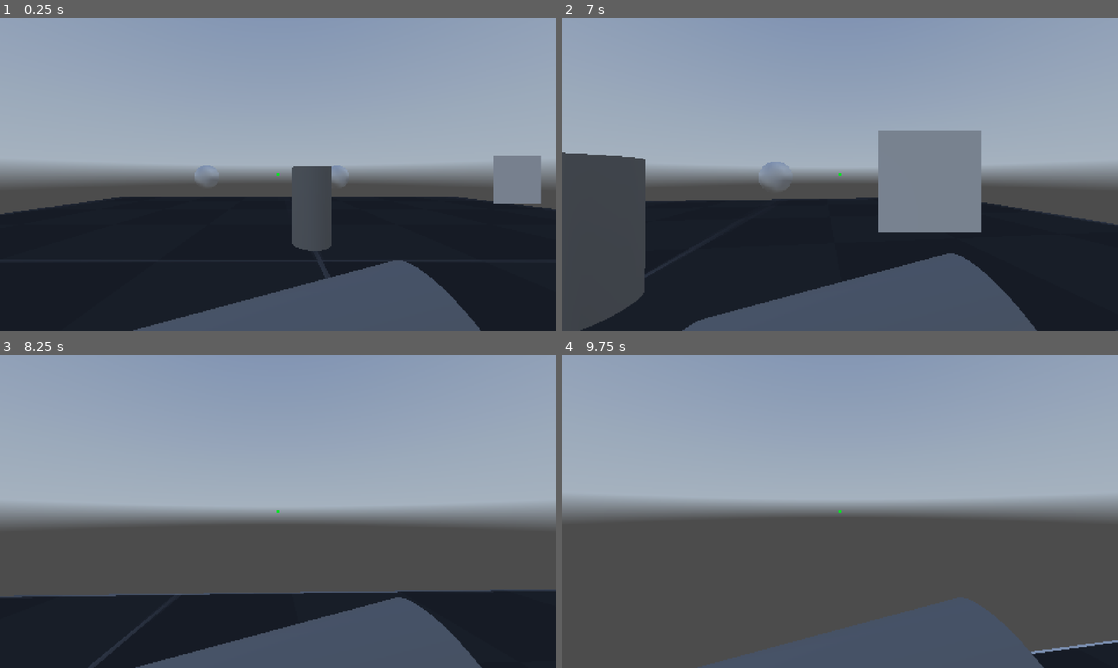
Above: before the commit, frames 1-4 (two rows, left to right).
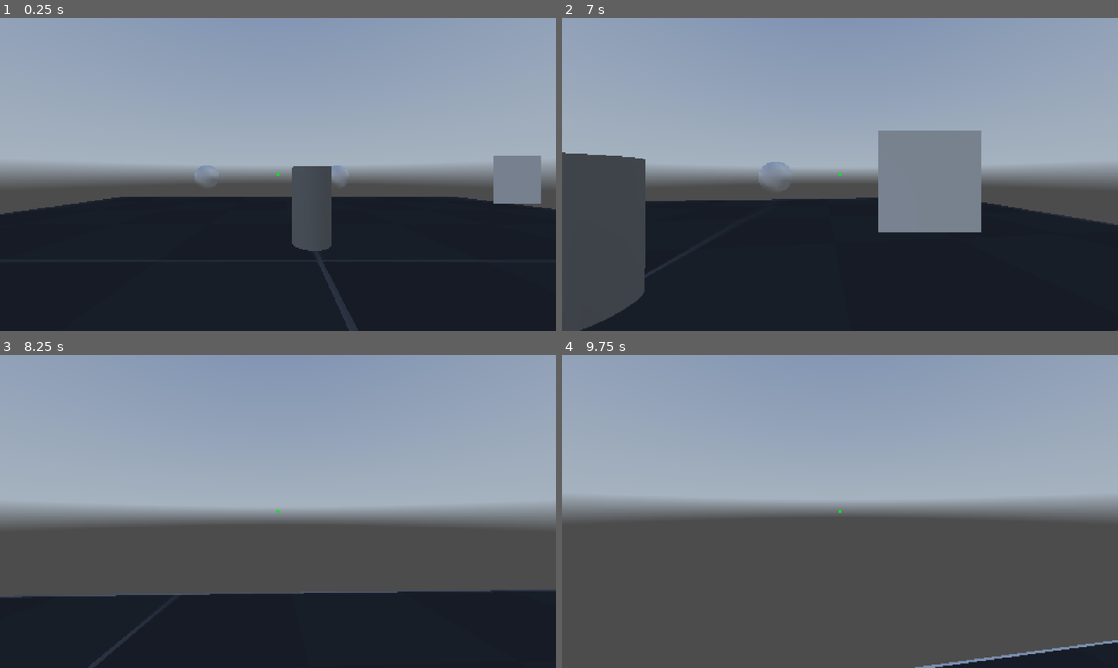
Above: after the commit, the same moments.

Repository: CarpetBakery/ThreeEnds
Game: Godot game, scene res://maps/test/mpInteractTest.tscn
The game is run twice, just before and just after one commit, with the same random seed, the same clock (stepped at 60 frames per second) and the same inputs. A sky picture missing from this copy of the repository is replaced by a grey-blue gradient.
Inputs (mouse positions are in pixels of both pictures, inside the frame that each line leads up to):
- Up to frame 1 (0.25 s): no input
- Up to frame 2 (7 s): tap Enter (ui_accept) at 0.5, 5 s; move the mouse to (867, 174) at 0.52 s; hold Ctrl (crouch) 0.53-1.28 s; hold W (forward) 0.53-5.78 s; click (867, 174) at 0.67 s; tap Space (jump) at 0.77, 1.52, 3.02, 3.77, 4.52, 6.02, 6.77 s; tap E (interact) at 0.8, 1.35, 2.3, 6.8 s; move the mouse to (812, 174) at 1.27 s; tap Ctrl (crouch) every 1.5 s from 1.55 to 6.05 s; move the mouse to (851, 168) at 2.02 s; hold Ctrl (crouch) 2.03-2.78 s; move the mouse to (834, 180) at 2.77 s; tap Alt (free_look) at 2.85 s; click (834, 180) at 2.92 s; move the mouse to (878, 177) at 3.52 s; hold E (interact) 3.53-4.28 s; move the mouse to (795, 171) at 4.27 s; click (795, 171) at 4.35 s; move the mouse to (845, 174) at 5.02 s; hold E (interact) 5.03-5.78 s; tap Mouse wheel down (mouseWheelDown) at 5.1 s; click (845, 174) at 5.17 s; tap R (debug_restart) at 5.75 s; move the mouse to (817, 168) at 5.77 s; hold D (right) 5.78-6.53 s; tap Mouse wheel up (mouseWheelUp) at 5.85 s; move the mouse to (867, 174) at 6.52 s; hold W (forward) from 6.53 s (still down); hold Shift (sprint) from 6.53 s (still down)
- Up to frame 3 (8.25 s): keep holding W (forward); move the mouse to (250, 511) at 7.27 s; release Shift (sprint) at 7.28 s; tap Ctrl (crouch) at 7.35 s; click (250, 511) at 7.42 s; tap Space (jump) at 7.52 s; move the mouse to (289, 505) at 8.02 s; hold E (interact) from 8.03 s (still down)
- Up to frame 4 (9.75 s): move the mouse to (834, 517) at 8.77 s; release W (forward) at 8.78 s; release E (interact) at 8.78 s; hold A (left) 8.78-9.53 s; tap Ctrl (crouch) at 8.85 s; tap Space (jump) at 9.02 s; tap Enter (ui_accept) at 9.5 s; move the mouse to (878, 514) at 9.52 s; hold W (forward) from 9.53 s (still down); hold Alt (free_look) from 9.53 s (still down); click (878, 514) at 9.67 s

The runs differ from the first frame. In frame 1, 7.6% of the frame differs, in the area x 24-87%, y 77-100%; in frame 2, 8.8%, in the area x 21-86%, y 75-100%; in frame 3, 7.5%; in frame 4, 7.0%.

Commit message:
simplified pickup code

Diff:
--- a/maps/mpOilRig.tscn
+++ b/maps/mpOilRig.tscn
@@ -2,7 +2,7 @@
 
 [ext_resource type="PackedScene" uid="uid://bkl5uauqwgryi" path="res://objects/player.tscn" id="1_23sgh"]
 [ext_resource type="Texture2D" uid="uid://dsv66tl33pl8m" path="res://assets/textures/dev/grids/Dark/texture_01.png" id="1_pl5iy"]
-[ext_resource type="Script" path="res://scripts/Interactable.gd" id="2_086v0"]
+[ext_resource type="Script" path="res://scripts/interaction/Interactable.gd" id="2_086v0"]
 [ext_resource type="AudioStream" uid="uid://cqidkdg84jgsa" path="res://assets/audio/music/ambient3.ogg" id="4_sf2s4"]
 
 [sub_resource type="Sky" id="Sky_a6te1"]
--- a/maps/test/mpInteractTest.tscn
+++ b/maps/test/mpInteractTest.tscn
@@ -3,9 +3,9 @@
 [ext_resource type="Texture2D" uid="uid://dvw4wya6apiut" path="res://assets/hdris/kloofendal_48d_partly_cloudy_puresky_2k.hdr" id="1_ujqab"]
 [ext_resource type="Texture2D" uid="uid://dflihjofrhrwh" path="res://assets/textures/dev/grids/Dark/texture_07.png" id="2_oksw5"]
 [ext_resource type="PackedScene" uid="uid://bkl5uauqwgryi" path="res://objects/player.tscn" id="3_gutj5"]
-[ext_resource type="Script" path="res://scripts/Interactable.gd" id="3_ixfmc"]
-[ext_resource type="Script" path="res://scripts/interaction/test/IntrTest1.gd" id="4_pfnsk"]
-[ext_resource type="Script" path="res://scripts/interaction/CarryBarrel.gd" id="6_h1oag"]
+[ext_resource type="Script" path="res://scripts/interaction/Interactable.gd" id="3_ixfmc"]
+[ext_resource type="Script" path="res://scripts/interaction/test/IntTest1.gd" id="4_pfnsk"]
+[ext_resource type="Script" path="res://scripts/interaction/IntBarrel.gd" id="6_yfq7w"]
 
 [sub_resource type="PanoramaSkyMaterial" id="PanoramaSkyMaterial_g2xyr"]
 panorama = ExtResource("1_ujqab")
@@ -101,13 +101,10 @@
 [node name="Barrel" type="RigidBody3D" parent="."]
 transform = Transform3D(1, 0, 0, 0, 1, 0, 0, 0, 1, 0, 0.6, -1)
 
-[node name="Area3D" type="Area3D" parent="Barrel" node_paths=PackedStringArray("rb", "hitboxInteract", "hitboxPhysics")]
+[node name="Area3D" type="Area3D" parent="Barrel"]
 transform = Transform3D(1, 0, 0, 0, 1, 0, 0, 0, 1, 0, -0.6, 1)
-script = ExtResource("6_h1oag")
-rb = NodePath("..")
-hitboxInteract = NodePath("InteractHitbox")
-hitboxPhysics = NodePath("../PhysicsHitbox")
-interactionText = "Pick up the barrel"
+script = ExtResource("6_yfq7w")
+interactionText = "Pick up barrel with 'E'"
 
 [node name="InteractHitbox" type="CollisionShape3D" parent="Barrel/Area3D"]
 transform = Transform3D(1, 0, 0, 0, 1, 0, 0, 0, 1, 0, 0.6, -1)
--- a/objects/Interactable.tscn
+++ b/objects/Interactable.tscn
@@ -1,6 +1,6 @@
 [gd_scene load_steps=4 format=3 uid="uid://c007b4iwm5eo3"]
 
-[ext_resource type="Script" path="res://scripts/Interactable.gd" id="1_vq6cm"]
+[ext_resource type="Script" path="res://scripts/interaction/Interactable.gd" id="1_vq6cm"]
 
 [sub_resource type="StandardMaterial3D" id="StandardMaterial3D_ptqns"]
 billboard_mode = 1
--- a/objects/player.tscn
+++ b/objects/player.tscn
@@ -14,7 +14,7 @@
 [sub_resource type="ViewportTexture" id="ViewportTexture_3083w"]
 viewport_path = NodePath("UI/SubViewport")
 
-[node name="player" type="CharacterBody3D" node_paths=PackedStringArray("neck", "head", "eyes", "camera", "standing_collision_shape", "crouching_collision_shape", "ray_cast_3d", "rayCastInteract", "carrySocket", "hud", "screenSurface", "footstepSpeaker")]
+[node name="player" type="CharacterBody3D" node_paths=PackedStringArray("neck", "head", "eyes", "camera", "standing_collision_shape", "crouching_collision_shape", "ray_cast_3d", "rayCastInteract", "carrySocket", "carryBarrel", "hud", "screenSurface", "footstepSpeaker")]
 script = ExtResource("1_l6dy0")
 neck = NodePath("Neck")
 head = NodePath("Neck/head")
@@ -25,6 +25,7 @@
 ray_cast_3d = NodePath("RayCast3D")
 rayCastInteract = NodePath("Neck/head/Eyes/RayCastInteract")
 carrySocket = NodePath("UI/SubViewport/CarrySocket")
+carryBarrel = NodePath("UI/SubViewport/CarrySocket/BarrelMesh")
 hud = NodePath("UI/SubViewportContainer/HudViewport/PlayerHud")
 screenSurface = NodePath("UI/ScreenSurface")
 footstepSpeaker = NodePath("Audio/FootstepsTemp")
@@ -84,6 +85,7 @@
 
 [node name="BarrelMesh" type="MeshInstance3D" parent="UI/SubViewport/CarrySocket"]
 transform = Transform3D(0.258819, 0.965926, 0, -0.965926, 0.258819, 0, 0, 0, 1, 0, -1.3, -1.1)
+visible = false
 mesh = SubResource("CylinderMesh_1f8gl")
 
 [node name="ScreenSurface" type="TextureRect" parent="UI"]
--- a/scripts/PlayerFps.gd
+++ b/scripts/PlayerFps.gd
@@ -73,9 +73,12 @@
 
 # Interaction nodes
 @export var rayCastInteract: RayCast3D
-@export var carrySocket: Node3D
 # Reference to interaction text label
 var interactionText: Label
+
+# Carrying
+@export var carrySocket: Node3D
+@export var carryBarrel: MeshInstance3D
 
 # HUD nodes
 @export var hud: Control
@@ -83,6 +86,10 @@
 
 # Audio nodes
 @export var footstepSpeaker: AudioStreamPlayer
+
+# -- Input vars --
+var interactPressed: bool = false
+var interactHeld: bool = false
 
 
 # -- Interaction system --
@@ -92,8 +99,13 @@
 var focusedInteractables: Array[Interactable] = []
 
 # -- Carrying objects --
+## Types of objects that we can carry
+enum CarryType {
+	NONE,
+	BARREL
+}
 # Current object that we're carrying
-var carryObject: CarryObject = null
+var carryObject := CarryType.NONE
 
 # -- Movement --
 var lerpSpd: float = 10.0
@@ -116,6 +128,10 @@
 	Input.set_mouse_mode(Input.MOUSE_MODE_CAPTURED)
 	# Setup the hud
 	_setupHud()
+
+	# -- Setup interaction and carrying --
+	# Hide barrel mesh
+	carryBarrel.hide()
 
 func _input(event):
 	# Look around using the mouse
@@ -152,6 +168,10 @@
 
 
 func _physics_process(delta):
+	# Get input vars
+	interactPressed = Input.is_action_just_pressed("interact")
+	interactHeld = Input.is_action_pressed("interact")
+
 	# Get movement inputs
 	var inputDir = Input.get_vector("left", "right", "forward", "backward")
 
@@ -296,11 +316,8 @@
 	# -- Process interaction --
 	interactionText.text = ""
 
-	# Since I'm using the same input for both interaction and picking up/down, these should probably not run on the same frame...
-	if carryObject == null:
-		_processInteraction(delta)
-	else:
-		_processCarry(delta)
+	_processInteraction(delta)
+	_processCarry(delta)
 
 
 func _processInteraction(delta):
@@ -340,7 +357,8 @@
 			currentNode.inFocus(self)
 
 			# Interact with the object if 'interact' button is pressed
-			if Input.is_action_just_pressed("interact"):
+			if interactPressed:
+				interactPressed = false
 				currentNode.onInteract(self)
 	else:
 		# We aren't colliding with anything anymore, just clear focused list
@@ -355,38 +373,33 @@
 	# Clear focused array
 	focusedInteractables.clear()
 
-func addCarryObject(node: Node3D):
-	# TODO: Attach the object to the carry socket
-	# Might have to make a system so that each object has a custom local position that looks good in first person
-	node.reparent(carrySocket)
-	carryObject = node
-
-	# Call pickup func
-	carryObject.onPickup(self)
-
-	# Stop the player from interacting with things
+func _processCarry(_delta):
+	if interactPressed:
+		interactPressed = false
+		dropObject()
+
+func pickupObject(type: CarryType):
+	# Set carry type
+	carryObject = type
+
+	match carryObject:
+		CarryType.BARREL:
+			carryBarrel.show()
+
+	# Stop player from interacting
 	canInteract = false
 
-func dropCarryObject():
-	# Don't do anything if we're not carrying something...
-	if carryObject == null:
-		return
-
-	## TODO: Drop object back into the world?
-	# I might make it so that you can't drop an object once you pick it up
-
-	# Call drop func
-	carryObject.onDrop(self)
-	# Reset carryObject
-	carryObject = null
-
-	# Allow the player to interact with things again
+
+func dropObject():
+	## NOTE: Might not even both using this function...
+	match carryObject:
+		CarryType.BARREL:
+			carryBarrel.hide()
+
+	# Reset carry type
+	carryObject = CarryType.NONE
+	# Allow player to interact again
 	canInteract = true
-
-func _processCarry(_delta):
-	if Input.is_action_just_pressed("interact"):
-		# Drop what we're holding
-		dropCarryObject()
 
 ## Set up the HUD
 func _setupHud():
--- a/scripts/interaction/CarryBarrel.gd
+++ /dev/null
@@ -1,28 +0,0 @@
-class_name CarryBarrel extends CarryObject
-
-# Rigidbody parent
-@export var rb: RigidBody3D
-@export var hitboxInteract: CollisionShape3D
-@export var hitboxPhysics: CollisionShape3D
-
-func onInteract(_player: PlayerFps):
-	_player.addCarryObject(rb)
-	_disable()
-
-func onDrop(_player: PlayerFps):
-	pass
-
-func _disable():
-	# Disable rigidbody physics
-	rb.freeze = true
-
-	# Disable hitboxes to stop interaction conflicts
-	hitboxInteract.disabled = true
-	hitboxPhysics.disabled = true
-
-
-func _enable():
-	rb.freeze = false
-
-	hitboxInteract.disabled = false
-	hitboxPhysics.disabled = false
--- a/scripts/interaction/CarryObject.gd
+++ /dev/null
@@ -1,13 +0,0 @@
-class_name CarryObject extends Interactable
-
-"""
-* An object that you can carry
-"""
-
-## Called when this object is picked up
-func onPickup(player: PlayerFps):
-    pass
-
-## Called when this object is dropped
-func onDrop(player: PlayerFps):
-    pass
--- /dev/null
+++ b/scripts/interaction/IntBarrel.gd
@@ -0,0 +1,5 @@
+extends Interactable
+
+func onInteract(_player: PlayerFps):
+	_player.pickupObject(PlayerFps.CarryType.BARREL)
+	hide()
Renamed: scripts/Interactable.gd -> scripts/interaction/Interactable.gd
Renamed: scripts/interaction/test/IntrTest1.gd -> scripts/interaction/test/IntTest1.gd
